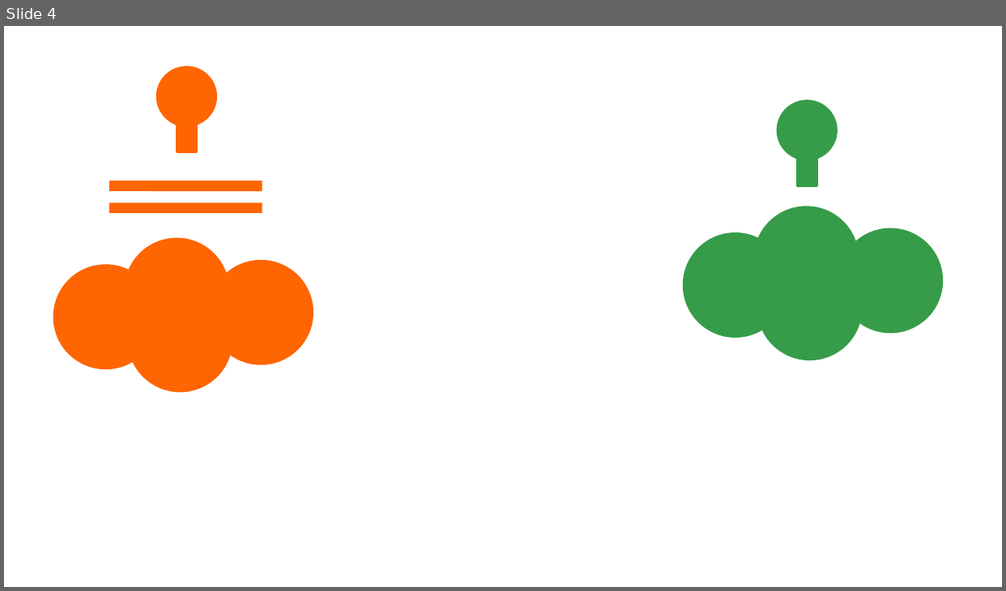
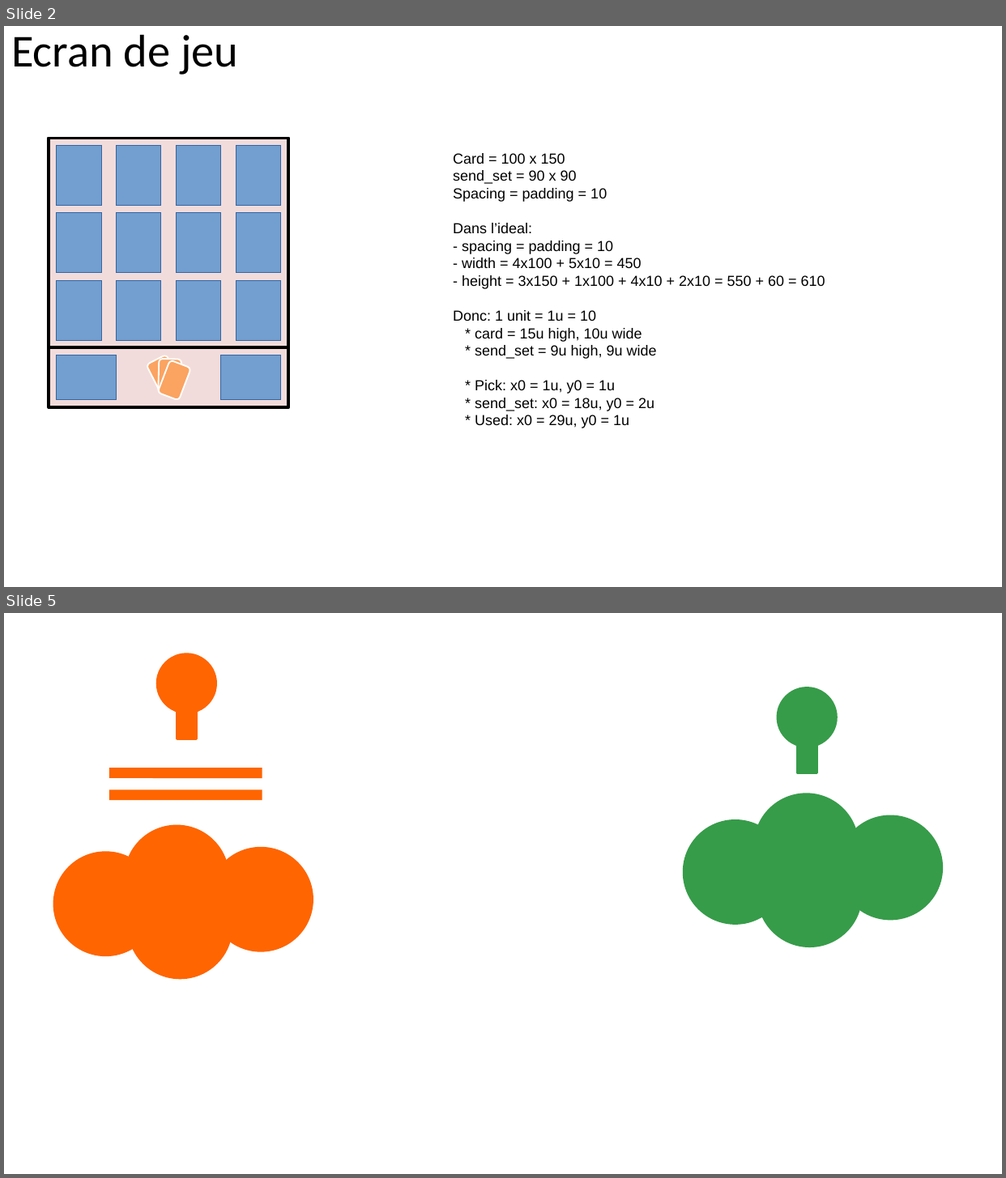
Before and after one commit to tsouche/setgame, a slide deck: client/Maquette et icones.pptx. Shown one above the other, each under a label of ours: slide 4 before the commit, slides 2 and 5 after it; the slides between them are not shown. The pictures are 1006x591 and 1006x1178 pixels, drawn with LibreOffice and Linux fonts; fonts in the diff are those of the drawing. Boxes give left, top, right and bottom in pixels: in the first picture for what was removed or moved away, otherwise in the second. Text is boxed around its words. In the diff, an @@ line names an element or a change of style, - is before the commit and + after.

```diff
--- a/client/Maquette et icones.pptx
+++ b/client/Maquette et icones.pptx
@@ slide 2 added at (x1=4, y1=26, x2=1002, y2=587), background #FFFFFF @@
@@ text added at (x1=11, y1=34, x2=238, y2=75), 44 pt, text #000000 @@
+Ecran de jeu
@@ rectangle added at (x1=49, y1=139, x2=288, y2=408), fill #F2DCDB, outline #F2DCDB 2 pt @@
@@ rectangle added at (x1=49, y1=139, x2=288, y2=408), outline #000000 3 pt @@
@@ rectangle added at (x1=49, y1=139, x2=288, y2=348), outline #000000 3 pt @@
@@ rectangle added at (x1=57, y1=146, x2=101, y2=206), fill #729FCF, outline #3465A4 0.75 pt @@
@@ rectangle added at (x1=117, y1=146, x2=161, y2=206), fill #729FCF, outline #3465A4 0.75 pt @@
@@ rectangle added at (x1=177, y1=146, x2=221, y2=206), fill #729FCF, outline #3465A4 0.75 pt @@
@@ rectangle added at (x1=236, y1=146, x2=281, y2=206), fill #729FCF, outline #3465A4 0.75 pt @@
@@ text added at (x1=453, y1=153, x2=825, y2=412), 14 pt, text #000000 @@
+Card = 100 x 150
+send_set = 90 x 90
+Spacing = padding = 10
+Dans l’ideal:
+- spacing = padding = 10
+- width = 4x100 + 5x10 = 450
+- height = 3x150 + 1x100 + 4x10 + 2x10 = 550 + 60 = 610
+Donc: 1 unit = 1u = 10
+* card = 15u high, 10u wide
+* send_set = 9u high, 9u wide
+* Pick: x0 = 1u, y0 = 1u
+* send_set: x0 = 18u, y0 = 2u
+* Used: x0 = 29u, y0 = 1u
@@ rectangle added at (x1=57, y1=213, x2=101, y2=273), fill #729FCF, outline #3465A4 0.75 pt @@
@@ rectangle added at (x1=117, y1=213, x2=161, y2=273), fill #729FCF, outline #3465A4 0.75 pt @@
@@ rectangle added at (x1=177, y1=213, x2=221, y2=273), fill #729FCF, outline #3465A4 0.75 pt @@
@@ rectangle added at (x1=236, y1=213, x2=281, y2=273), fill #729FCF, outline #3465A4 0.75 pt @@
@@ rectangle added at (x1=57, y1=280, x2=101, y2=340), fill #729FCF, outline #3465A4 0.75 pt @@
@@ rectangle added at (x1=117, y1=280, x2=161, y2=340), fill #729FCF, outline #3465A4 0.75 pt @@
@@ rectangle added at (x1=177, y1=280, x2=221, y2=340), fill #729FCF, outline #3465A4 0.75 pt @@
@@ rectangle added at (x1=236, y1=280, x2=281, y2=340), fill #729FCF, outline #3465A4 0.75 pt @@
@@ rectangle added at (x1=57, y1=356, x2=117, y2=400), fill #729FCF, outline #3465A4 0.75 pt @@
@@ rounded rectangle added at (x1=147, y1=355, x2=182, y2=396), fill #FBA361, outline #FFFFFF 1.45 pt @@
@@ rounded rectangle added at (x1=157, y1=360, x2=190, y2=400), fill #FBA361, outline #FFFFFF 1.45 pt @@
@@ rounded rectangle added at (x1=158, y1=359, x2=181, y2=394), fill #FBA361, outline #FFFFFF 1.45 pt @@
@@ rectangle added at (x1=221, y1=356, x2=281, y2=400), fill #729FCF, outline #3465A4 0.75 pt @@
@@ what was slide 4 is now slide 5 @@
```
Also in this commit, not shown: 4 slides changed, 1 other file.
